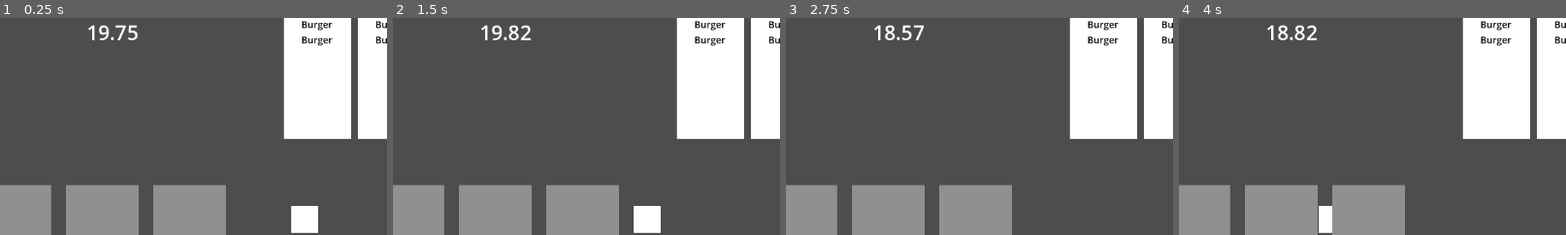
Above: before the commit, frames 1-4 (left to right).
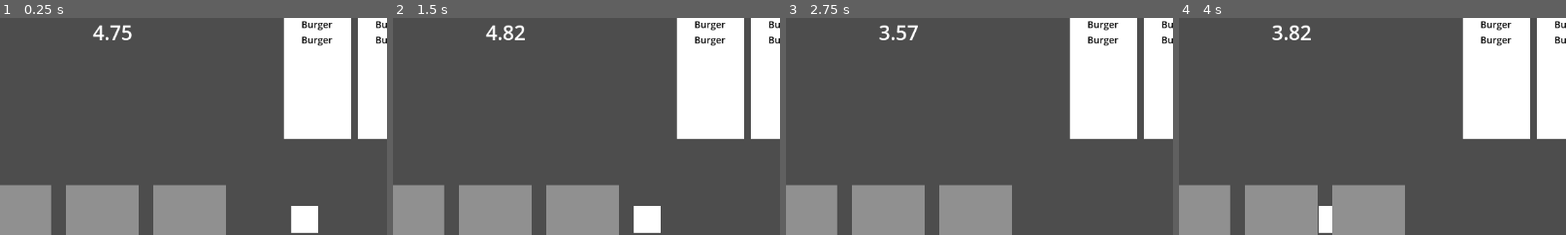
Above: after the commit, the same moments.

Repository: Logan-Flash/Chefs-Up
Game: Godot game, scene res://game_scene.tscn
The game is run twice, just before and just after one commit, with the same random seed, the same clock (stepped at 60 frames per second) and the same inputs.
Inputs (mouse positions are % of the whole screen's width and height, from its top left):
- Up to frame 1 (0.25 s): no input
- Up to frame 2 (1.5 s): click (5, 42) at 0.52 s; click "EndRound" at 1.25 s
- Up to frame 3 (2.75 s): click "Complete" at 2 s
- Up to frame 4 (4 s): click "EndRound" at 2.75 s; click "Complete" at 3.5 s
The pictures show only the part of the screen within x 35-85%, y 0-50%; the shares and areas given below are measured in that part.

The runs differ from the first frame. In frame 1, 0.5% of the frame differs, in the area x 22-36%, y 3-11%; in frame 2, 0.6%; in frame 3, 0.5%; in frame 4, 0.6%.

Commit message:
Cooking
- Made a cooable_item script that inherits from the item script
- Burgers can be cooked and change colour depending on the stage
- Burgers are required to be "servable" (cooked and not burnt) when placed on the tray for the order to go through

Diff:
--- a/burger.tscn
+++ b/burger.tscn
@@ -1,6 +1,6 @@
 [gd_scene load_steps=5 format=3 uid="uid://bqkr6lg28uv5f"]
 
-[ext_resource type="Script" path="res://item.gd" id="1_qtw7p"]
+[ext_resource type="Script" path="res://cookable_item.gd" id="1_a3prd"]
 [ext_resource type="Texture2D" uid="uid://qsh4d15rgnwt" path="res://Art/Raw Patty.png" id="2_7gm67"]
 [ext_resource type="Script" path="res://item_ref.gd" id="3_37v4n"]
 
@@ -8,8 +8,10 @@
 radius = 4.24264
 
 [node name="Burger" type="Node2D"]
-script = ExtResource("1_qtw7p")
+script = ExtResource("1_a3prd")
+cook_time = 2
 item_name = "Burger"
+cookable = true
 holder_position = Vector2(55, 275)
 
 [node name="Sprite2D" type="Sprite2D" parent="."]
--- /dev/null
+++ b/cookable_item.gd
@@ -0,0 +1,37 @@
+extends "item.gd"
+
+@export var cook_time = 0
+var cooking = false
+var cook_level = 0
+
+# Called when the node enters the scene tree for the first time.
+func _ready() -> void:
+	servable = false
+
+# Called every frame. 'delta' is the elapsed time since the previous frame.
+func _process(delta: float) -> void:
+	super._process(delta)
+
+func _cook():
+	cook_level += 1
+	if cook_level == cook_time/2:
+		$Sprite2D.modulate = "c18e89"
+	elif cook_level == cook_time:
+		$Sprite2D.modulate = "7f524e"
+		servable = true
+	elif cook_level > cook_time:
+		$Sprite2D.modulate = "2a1004"
+		servable = false
+
+func _on_round_timer_round_end() -> void:
+	if cooking and not dragging: _cook()
+
+func _on_area_2d_body_entered(body: Node2D) -> void:
+	super._on_area_2d_body_entered(body)
+	if body.name.to_lower().contains("cookingstation"):
+		cooking = true
+
+func _on_area_2d_body_exited(body: Node2D) -> void:
+	super._on_area_2d_body_entered(body)
+	if body.name.to_lower().contains("cookingstation"):
+		cooking = false
--- a/game_scene.tscn
+++ b/game_scene.tscn
@@ -38,17 +38,24 @@
 [sub_resource type="LabelSettings" id="LabelSettings_u08ta"]
 font_size = 20
 
+[sub_resource type="CanvasTexture" id="CanvasTexture_pbevt"]
+
+[sub_resource type="RectangleShape2D" id="RectangleShape2D_ffmfi"]
+size = Vector2(179, 75)
+
 [node name="GameScene" type="Node"]
 script = ExtResource("1_4blbw")
 
 [node name="Customer" parent="." instance=ExtResource("2_l5rxr")]
 
 [node name="RoundTimer" parent="." instance=ExtResource("3_2dcb2")]
+time = 5
 
 [node name="Order1" type="Node2D" parent="." node_paths=PackedStringArray("order_label")]
 position = Vector2(880, 90)
 script = ExtResource("2_kdm0w")
 order_label = NodePath("OrderLabel")
+metadata/_edit_group_ = true
 
 [node name="Sprite2D" type="Sprite2D" parent="Order1"]
 scale = Vector2(100, 180)
@@ -76,6 +83,7 @@
 position = Vector2(990, 90)
 script = ExtResource("2_kdm0w")
 order_label = NodePath("OrderLabel")
+metadata/_edit_group_ = true
 
 [node name="Sprite2D" type="Sprite2D" parent="Order2"]
 scale = Vector2(100, 180)
@@ -102,6 +110,7 @@
 position = Vector2(1100, 90)
 script = ExtResource("2_kdm0w")
 order_label = NodePath("OrderLabel")
+metadata/_edit_group_ = true
 
 [node name="Sprite2D" type="Sprite2D" parent="Order3"]
 scale = Vector2(100, 180)
@@ -129,19 +138,18 @@
 position = Vector2(430, 337)
 script = ExtResource("4_3t63p")
 order_node = NodePath("../Order1")
+metadata/_edit_group_ = true
 
 [node name="Sprite2D" type="Sprite2D" parent="OrderTray1"]
 modulate = Color(0.564962, 0.564962, 0.564962, 1)
 scale = Vector2(107.812, 176.75)
 texture = SubResource("CanvasTexture_njqb8")
-metadata/_edit_lock_ = true
 
 [node name="Area2D" type="Area2D" parent="OrderTray1"]
 
 [node name="CollisionShape2D" type="CollisionShape2D" parent="OrderTray1/Area2D"]
 scale = Vector2(1.24638, 2.50709)
 shape = SubResource("RectangleShape2D_fcc7r")
-metadata/_edit_lock_ = true
 
 [node name="Button" type="Button" parent="OrderTray1"]
 offset_left = -54.0
@@ -154,19 +162,18 @@
 position = Vector2(560, 337)
 script = ExtResource("4_3t63p")
 order_node = NodePath("../Order2")
+metadata/_edit_group_ = true
 
 [node name="Sprite2D" type="Sprite2D" parent="OrderTray2"]
 modulate = Color(0.564962, 0.564962, 0.564962, 1)
 scale = Vector2(107.812, 176.75)
 texture = SubResource("CanvasTexture_njqb8")
-metadata/_edit_lock_ = true
 
 [node name="Area2D" type="Area2D" parent="OrderTray2"]
 
 [node name="CollisionShape2D" type="CollisionShape2D" parent="OrderTray2/Area2D"]
 scale = Vector2(1.24638, 2.50709)
 shape = SubResource("RectangleShape2D_fcc7r")
-metadata/_edit_lock_ = true
 
 [node name="Button" type="Button" parent="OrderTray2"]
 offset_left = -54.0
@@ -179,19 +186,18 @@
 position = Vector2(690, 337)
 script = ExtResource("4_3t63p")
 order_node = NodePath("../Order3")
+metadata/_edit_group_ = true
 
 [node name="Sprite2D" type="Sprite2D" parent="OrderTray3"]
 modulate = Color(0.564962, 0.564962, 0.564962, 1)
 scale = Vector2(107.812, 176.75)
 texture = SubResource("CanvasTexture_njqb8")
-metadata/_edit_lock_ = true
 
 [node name="Area2D" type="Area2D" parent="OrderTray3"]
 
 [node name="CollisionShape2D" type="CollisionShape2D" parent="OrderTray3/Area2D"]
 scale = Vector2(1.24638, 2.50709)
 shape = SubResource("RectangleShape2D_fcc7r")
-metadata/_edit_lock_ = true
 
 [node name="Button" type="Button" parent="OrderTray3"]
 offset_left = -54.0
@@ -202,6 +208,7 @@
 
 [node name="Garbage" type="StaticBody2D" parent="."]
 position = Vector2(1068, 530)
+metadata/_edit_group_ = true
 
 [node name="CollisionShape2D" type="CollisionShape2D" parent="Garbage"]
 position = Vector2(41, 39.5)
@@ -251,6 +258,22 @@
 label_settings = SubResource("LabelSettings_u08ta")
 script = ExtResource("10_bua4g")
 
+[node name="CookingStation" type="StaticBody2D" parent="."]
+z_index = -5
+position = Vector2(519, 507)
+metadata/_edit_group_ = true
+
+[node name="Sprite2D" type="Sprite2D" parent="CookingStation"]
+modulate = Color(0.230315, 0.230315, 0.230315, 1)
+position = Vector2(43, 50.25)
+scale = Vector2(208, 101.5)
+texture = SubResource("CanvasTexture_pbevt")
+
+[node name="CollisionShape2D" type="CollisionShape2D" parent="CookingStation"]
+position = Vector2(41.5, 50.5)
+shape = SubResource("RectangleShape2D_ffmfi")
+
+[connection signal="round_end" from="RoundTimer" to="Burger" method="_on_round_timer_round_end"]
 [connection signal="complete_order" from="OrderTray1" to="TipCounter" method="_on_order_tray_1_complete_order"]
 [connection signal="area_entered" from="OrderTray1/Area2D" to="OrderTray1" method="_on_area_2d_area_entered"]
 [connection signal="area_exited" from="OrderTray1/Area2D" to="OrderTray1" method="_on_area_2d_area_exited"]
--- a/item.gd
+++ b/item.gd
@@ -1,13 +1,14 @@
 extends Node2D
 
 @export var item_name = ""
+@export var cookable = false
+var servable = true
 var in_holder = true
 @export var holder_position : Vector2 #Type in script from values of the transform in the game_scene
 var dragging = false
 var garbage = false
 var offset = Vector2(0,0)
 
-# Called every frame. 'delta' is the elapsed time since the previous frame.
 func _process(delta: float) -> void:
 	if dragging:
 		position = get_global_mouse_position() - offset
@@ -15,11 +16,13 @@
 		queue_free()
 
 func _on_button_button_down() -> void:
-	if in_holder:
-		print_debug("res://" + item_name.to_lower() + ".tscn")
+	if in_holder: #Spawn next item
 		var new_item = load("res://" + item_name.to_lower() + ".tscn").instantiate()
 		add_sibling(new_item)
 		new_item.position = new_item.holder_position
+		#If the item is cookable, it will need to listen for round ends
+		if new_item.cookable == true:
+			$"../RoundTimer".round_end.connect(new_item._on_round_timer_round_end)
 		in_holder = false
 	dragging = true
 	offset = get_global_mouse_position() - global_position
--- a/item_ref.gd
+++ b/item_ref.gd
@@ -1,3 +1,3 @@
 extends Area2D
 
-@export var item_ref : Node2D #This reference is needed to be able to delete the whole object
+@export var item_ref : Node2D #This reference is needed to be able to get the whole object during a collision
--- a/main.gd
+++ b/main.gd
@@ -1,6 +1,4 @@
 extends Node
-
-signal order_completed
 
 # Called when the node enters the scene tree for the first time.
 func _ready() -> void:
@@ -14,6 +12,3 @@
 # Called every frame. 'delta' is the elapsed time since the previous frame.
 func _process(delta: float) -> void:
 	pass
-
-func _order_completed():
-	emit_signal("order_completed")
--- a/order_tray.gd
+++ b/order_tray.gd
@@ -2,6 +2,7 @@
 
 @export var order_node : Node2D
 var items_in_tray = Array()
+@warning_ignore("unused_signal")
 signal complete_order
 
 func _is_order_complete() -> bool:
@@ -14,6 +15,8 @@
 	for item in order_node.order:
 		var object_item : Area2D #Null, otherwise an object in the tray with the name of something on the order
 		for object in unchecked_objects:
+			if object.item_ref.servable == false:
+				return false
 			if object.name.contains(item):
 				object_item = object #This is an object that exists in the tray and that is on the order
 		if object_item != null:
@@ -33,20 +36,15 @@
 
 func _add_item_to_tray(item : Area2D):
 	items_in_tray.append(item)
-	print_debug(items_in_tray)
 
 func _remove_item_from_tray(item : Area2D):
 	items_in_tray.erase(item)
-	print_debug(items_in_tray)
 
 func _on_area_2d_area_entered(area: Area2D) -> void:
 	_add_item_to_tray(area)
-	print_debug("added")
 
 func _on_area_2d_area_exited(area: Area2D) -> void:
 	_remove_item_from_tray(area)
-	print_debug("removed")
-
 
 func _on_button_button_up() -> void:
 	_try_to_complete_order()
--- a/round_timer.gd
+++ b/round_timer.gd
@@ -22,8 +22,6 @@
 
 func _signal_round_end():
 	emit_signal("round_end")
-
-func _on_round_end():
 	_reset_timer()
 
 func _on_end_round_button_pressed() -> void:
Not shown: 1 places in game_scene.tscn that only renumber resources
